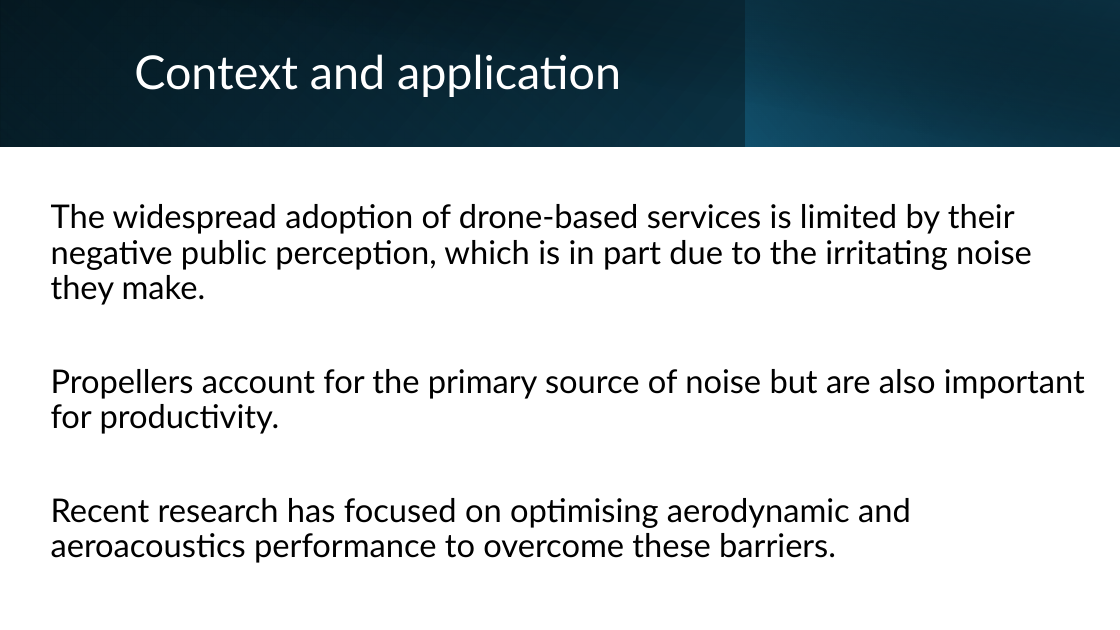
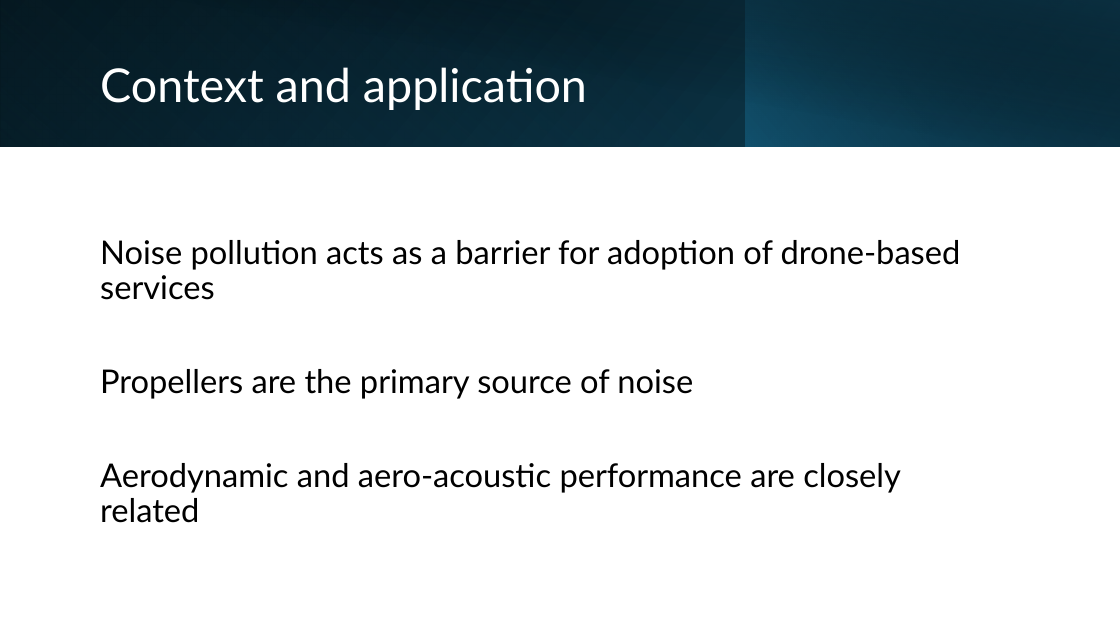
Before and after one commit to lpender3672/propeller-acoustics, a slide deck: slide 2 of deliverables/michaelmas_presentation.pptx. Drawn at 1120x630 pixels with LibreOffice and Linux fonts; fonts in the diff are those of the drawing. Boxes give left, top, right and bottom in pixels: in the first picture for what was removed or moved away, otherwise in the second. Text is boxed around its words. In the diff, an @@ line names an element or a change of style, - is before the commit and + after.

Commit message:
powerpoint edits

```diff
--- a/deliverables/michaelmas_presentation.pptx
+++ b/deliverables/michaelmas_presentation.pptx
@@ title "Context and application": place and size @@
-title "Context and application" at [134,54,621,97]
+title "Context and application" at [100,67,587,110]
@@ text at [100,240,961,523]: text changed @@
-The widespread adoption of drone-based services is limited by their negative public perception, which is in part due to the irritating noise they make.
-Propellers account for the primary source of noise but are also important for productivity.
-Recent research has focused on optimising aerodynamic and aeroacoustics performance to overcome these barriers.
+Noise pollution acts as a barrier for adoption of drone-based services
+Propellers are the primary source of noise
+Aerodynamic and aero-acoustic performance are closely related
```
Also in this commit, not shown: 5 other slides changed, 2 slides added, 1 slide removed.
